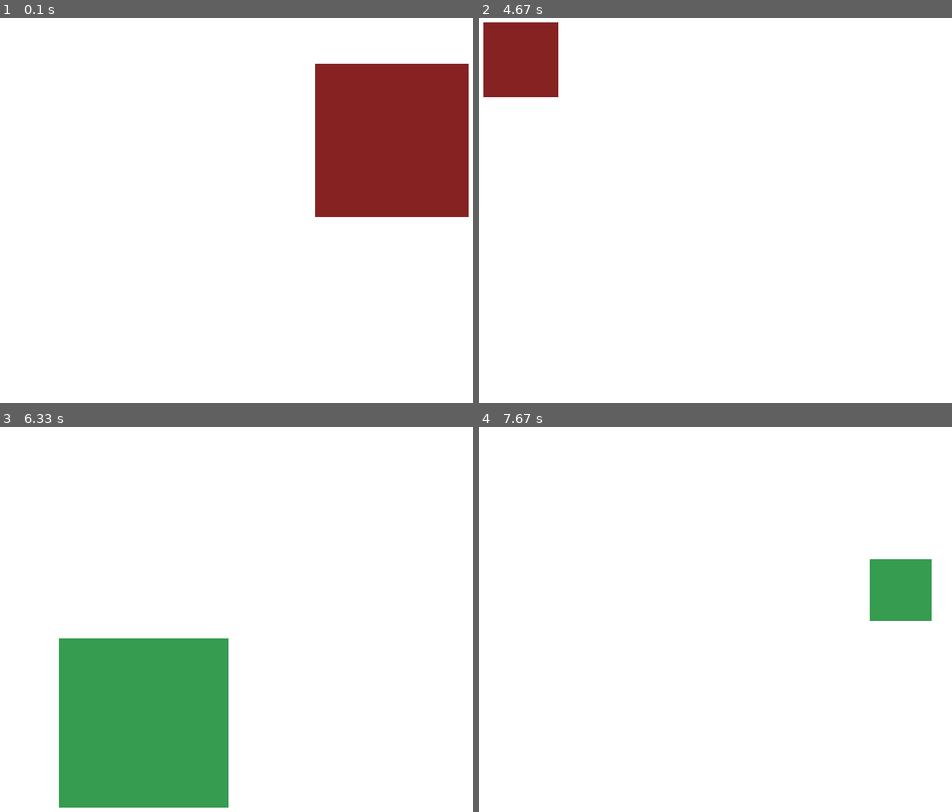
Above: before the commit, frames 1-4 (two rows, left to right).
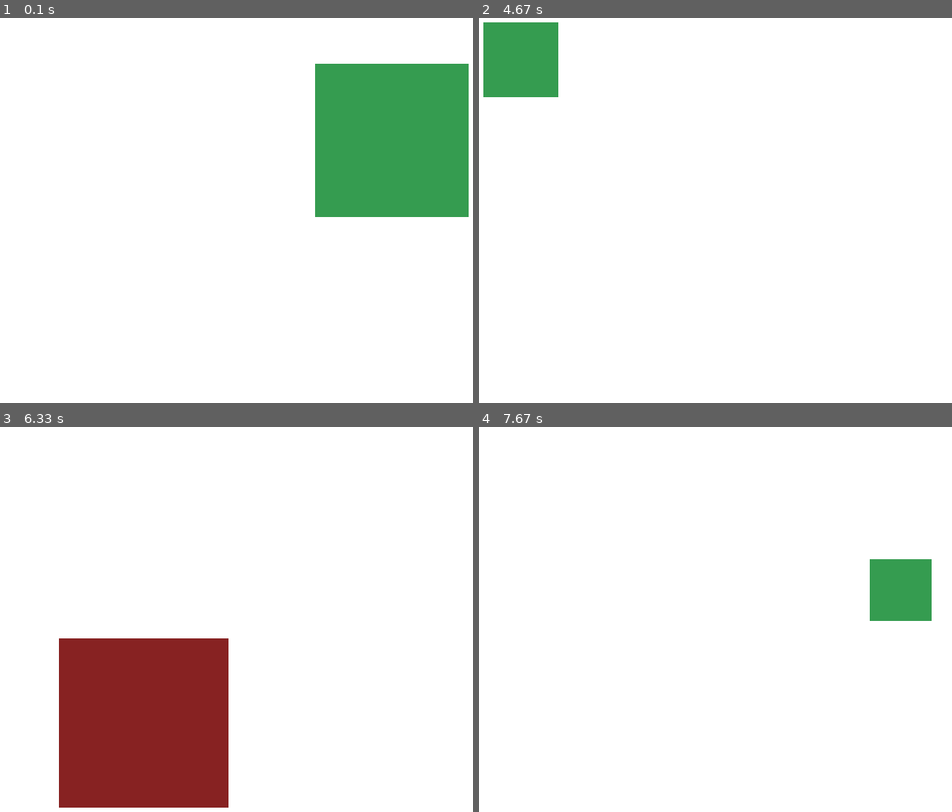
Above: after the commit, the same moments.

Repository: gnikkoch96/pygame-projects
Game: pygame game, started from test_game/main.py
Same seed, same stepped clock (60 frames per second), same inputs: the game is played once before the commit and once after it.
Inputs:
- Up to frame 1 (0.1 s): no input
- Up to frame 2 (4.67 s): no input
- Up to frame 3 (6.33 s): no input
- Up to frame 4 (7.67 s): no input

The runs differ from the first frame. In frame 1, 13% of the frame differs, in the area x 66-100%, y 11-52%; in frame 2, 3.1%; in frame 3, 16%, in the area x 12-49%, y 54-99%; in frame 4, nothing differs.

Commit message:
feat: made the occurence of the red square more balanced

Diff:
--- a/test_game/main.py
+++ b/test_game/main.py
@@ -53,7 +53,7 @@
         # generate random number to determine if the square is clickable or not
         random_num: int = random.randint(1, 10)
         square_color: str = good_color
-        if random_num % 3 == 0: square_color = bad_color
+        if random_num % 4 == 0: square_color = bad_color
 
         current_square = (random_x, random_y, square_size, square_size, square_color)
         last_generation_time = current_time
